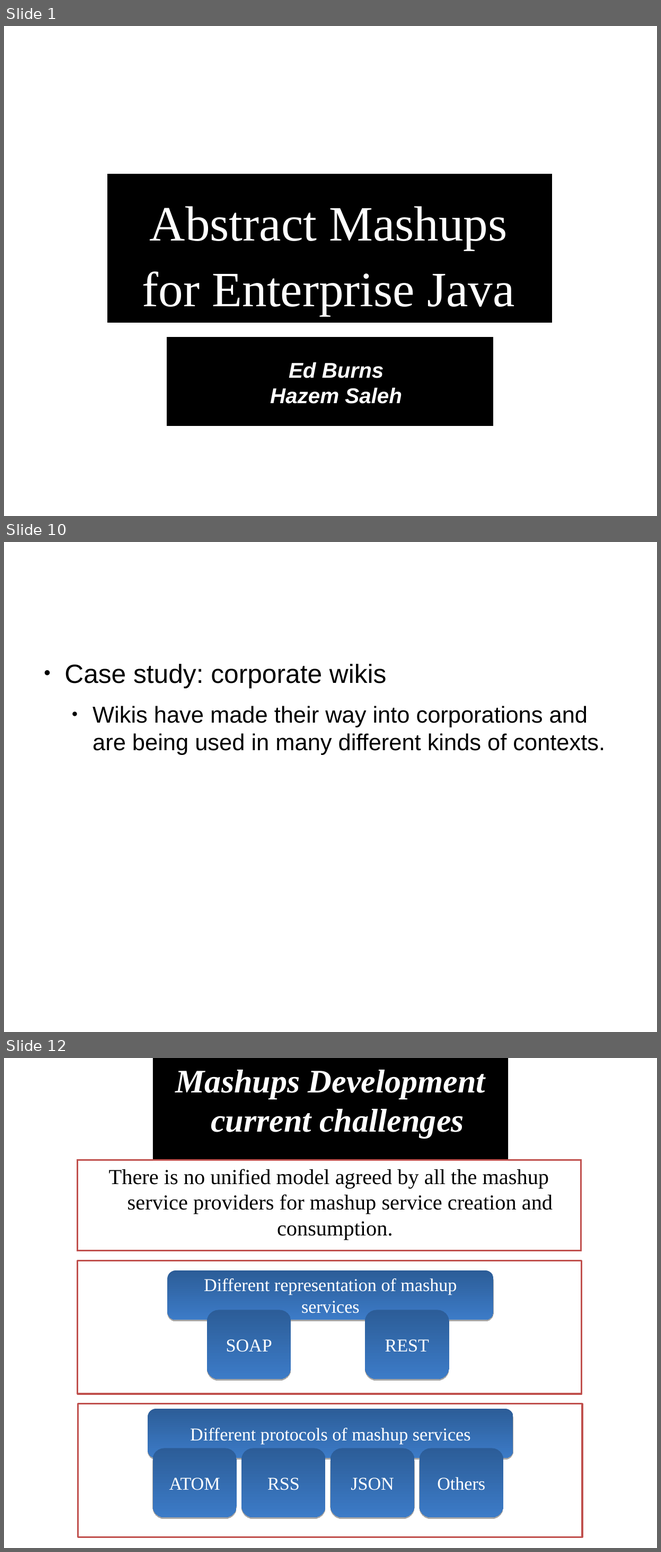
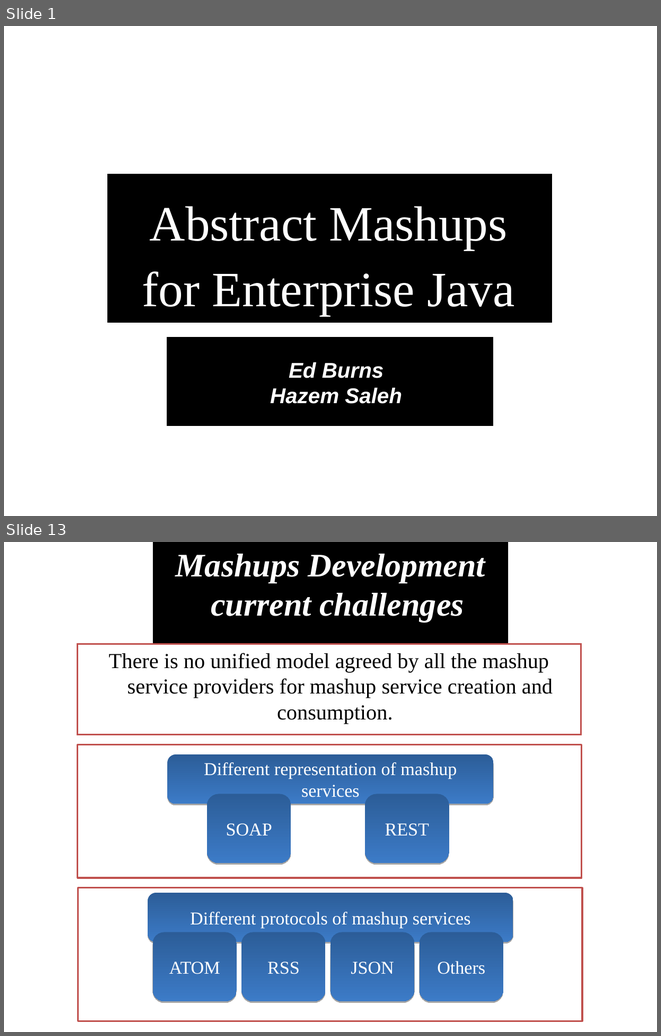
Before and after one commit to demo007/mashups4jsf, a slide deck: overview-architecture/JavaOne-2010/S314070_BURNS_SALEH_MASHUPS.odp. Shown one above the other, each under a label of ours: slides 1, 10 and 12 before the commit, slides 1 and 13 after it; the slides between them are not shown. The pictures are 661x1552 and 661x1036 pixels, drawn with LibreOffice and Linux fonts; fonts in the diff are those of the drawing. Boxes give left, top, right and bottom in pixels: in the first picture for what was removed or moved away, otherwise in the second. Text is boxed around its words. In the diff, an @@ line names an element or a change of style, - is before the commit and + after.

```diff
--- a/overview-architecture/JavaOne-2010/S314070_BURNS_SALEH_MASHUPS.odp
+++ b/overview-architecture/JavaOne-2010/S314070_BURNS_SALEH_MASHUPS.odp
@@ slide 10 removed at bbox=[4, 542, 657, 1032], background #FFFFFF @@
@@ text removed at bbox=[64, 664, 605, 755] @@
-● Case study: corporate wikis
-  ● Wikis have made their way into corporations and are being used in many different kinds of contexts.
@@ what was slide 12 is now slide 13 @@
```
Also in this commit, not shown: 12 slides changed, 3 slides added, 1 other slide removed.
